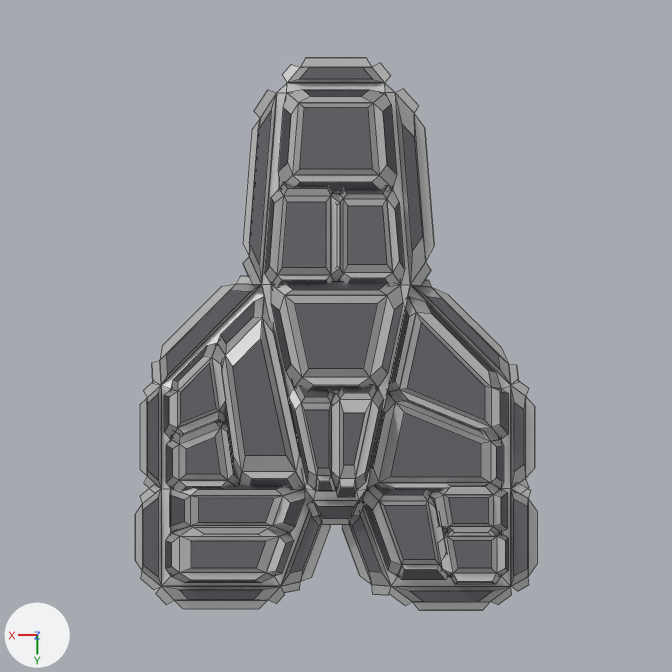
What one commit did to the Blender file Blends - Ships/Gunship/Replicant/Gunship-Replicant.blend.
Before and after are seen from the file's camera 'Ship.001'. The axes (+X, +Y, +Z) are drawn at lower left. The lights are the same throughout. Mesh edges are drawn as thin lines.

Names of what the first picture shows: 'Cube', 'discombobulated_mesh.003', 'discombobulated_mesh.005'.
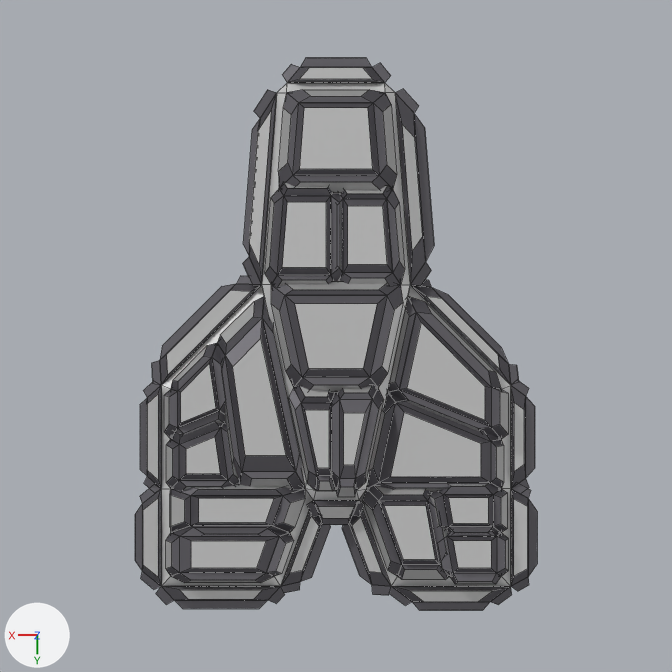
Patch to the scene script:
```diff
--- a/Blends - Ships/Gunship/Replicant/Gunship-Replicant.blend.py
+++ b/Blends - Ships/Gunship/Replicant/Gunship-Replicant.blend.py
@@ me_discombobulated_object_003 @@
 me_discombobulated_object_003.from_pydata(...)  # 1240 vertices, 775 faces; spans x -1.33..1.33, y -1.91..1.92, z -0.49..0.51
 # used by ob_discombobulated_mesh_003; parent = ob_gunship; location = (0.0, 0.0, 0.0); rotation_euler = (0.0, 0.0, -3.142), in degrees (0, 0, -180); scale = (-0.963, -0.963, -0.963)
+# me_discombobulated_object_003 part 1: all 155 faces that had it switch from mat_scarpa_flow (dark grey #59575d) to mat_nobel (grey #b3b3b3)
+# me_discombobulated_object_003 part 2: all 620 faces that had it switch from mat_nobel (grey #b3b3b3) to mat_scarpa_flow (dark grey #59575d)
@@ me_discombobulated_object_006 @@
 me_discombobulated_object_006.from_pydata(...)  # 560 vertices, 350 faces; spans x -1.56..1.55, y -2.15..2.12, z -0.28..0.27
 # used by ob_discombobulated_mesh_005; parent = ob_gunship; location = (0.0, 0.0, 0.0); rotation_euler = (0.0, 0.0, -3.142), in degrees (0, 0, -180); scale = (-0.963, -0.963, -0.963)
+# me_discombobulated_object_006 part 3: all 70 faces that had it switch from mat_scarpa_flow (dark grey #59575d) to mat_nobel (grey #b3b3b3)
+# me_discombobulated_object_006 part 4: all 280 faces that had it switch from mat_nobel (grey #b3b3b3) to mat_scarpa_flow (dark grey #59575d)
```

What differs and where, as boxes (x1, y1, x2, y2) in the pictures (672 x 672 px):
part 1 of me_discombobulated_object_003, recoloured
    both: (164, 90, 508, 584)
part 2 of me_discombobulated_object_003, recoloured
    both: (164, 90, 508, 584)
part 3 of me_discombobulated_object_006, recoloured
    both: (143, 68, 528, 602)
part 4 of me_discombobulated_object_006, recoloured
    both: (135, 58, 537, 610)
